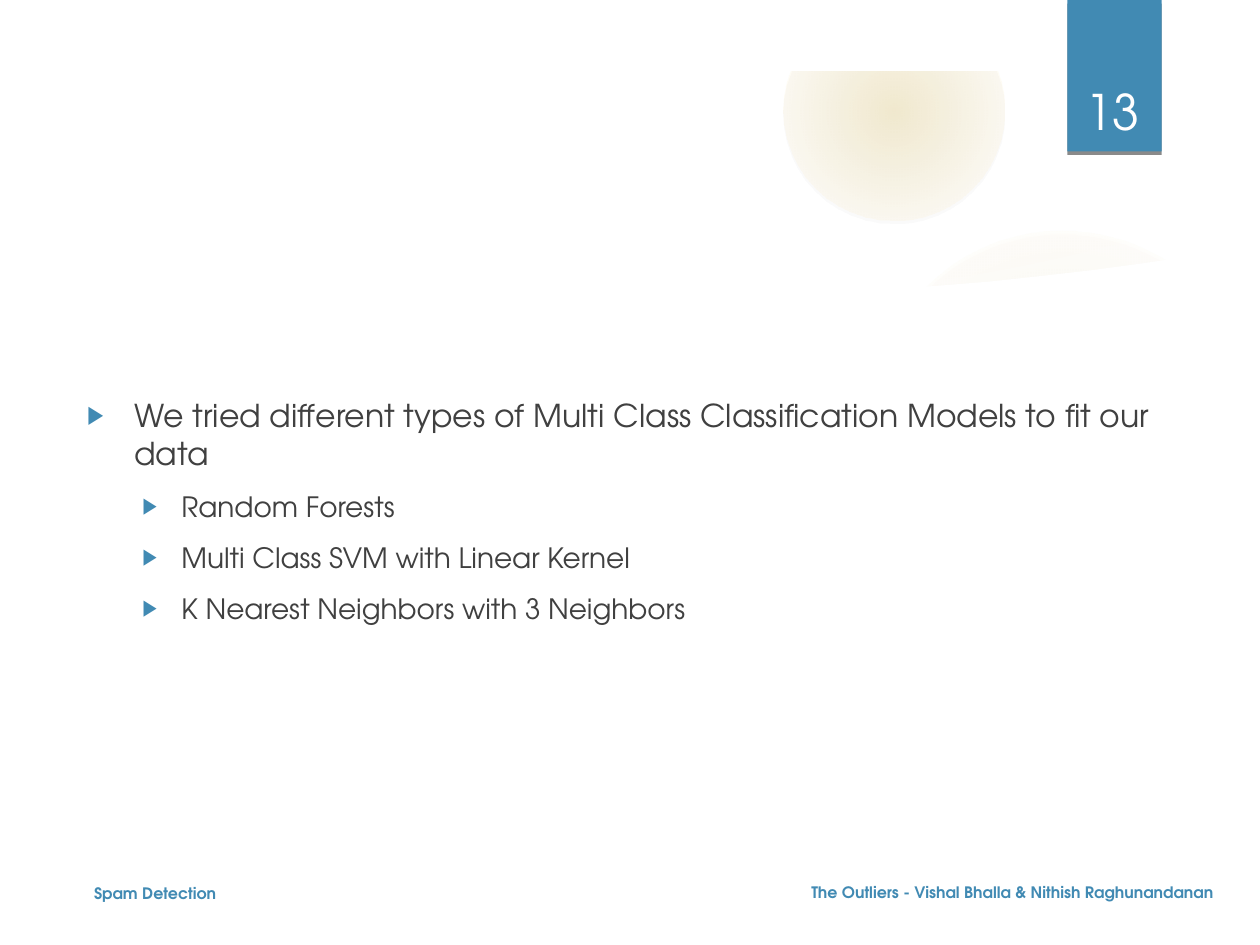
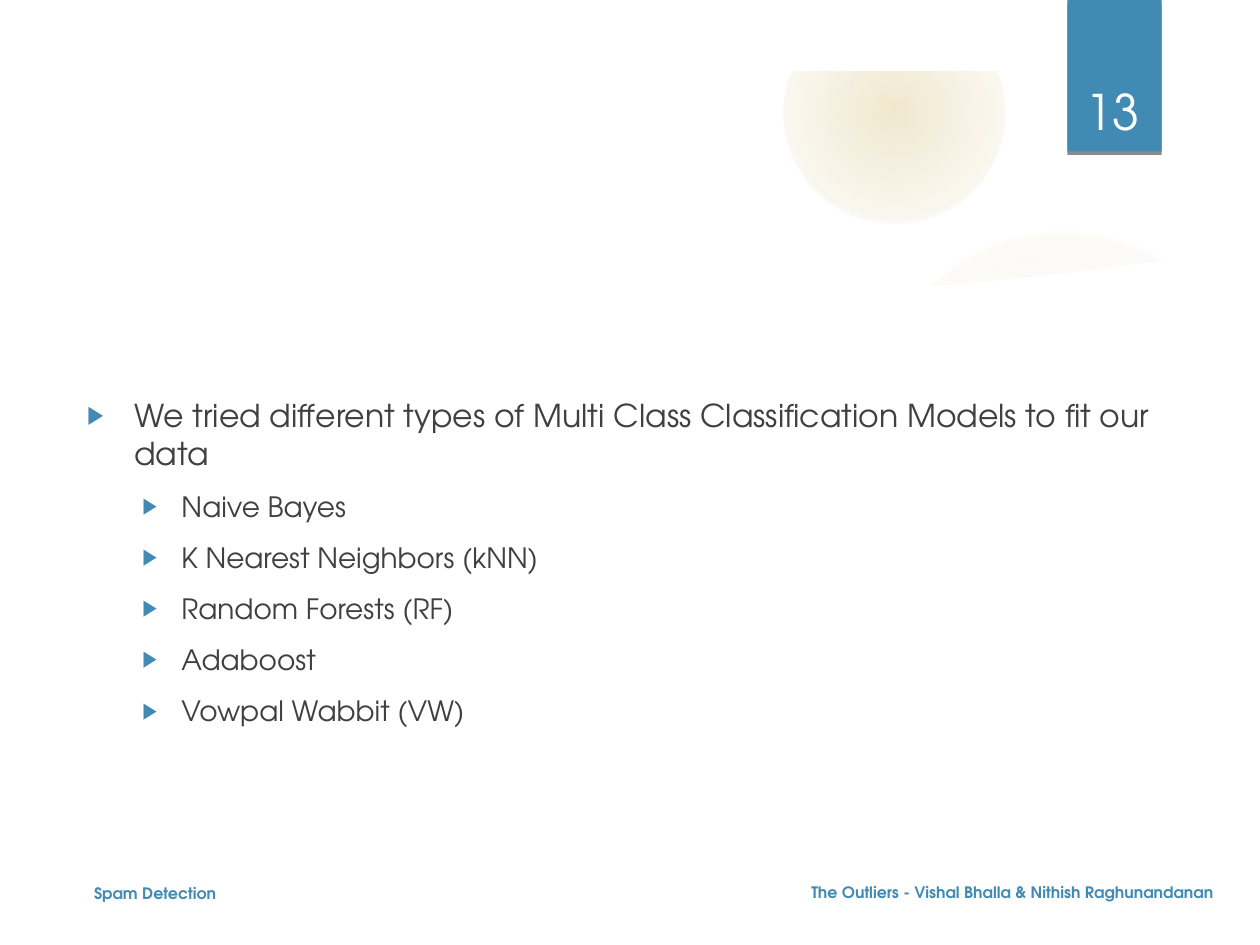
Before and after one commit to nehgu/Anomaly-Detection, a slide deck: slide 13 of Challenges/Spam Filtering Challenge 4/Ppt - Spam Detection Challenge-4.odp. Drawn at 1260x945 pixels with LibreOffice and Linux fonts; fonts in the diff are those of the drawing; background and template pictures are left out. Boxes give left, top, right and bottom in pixels: in the first picture for what was removed or moved away, otherwise in the second. Text is boxed around its words. In the diff, an @@ line names an element or a change of style, - is before the commit and + after.

Commit message:
Adaboost Classifier, Code cleanup, Updated Ppt & Report.

```diff
--- a/Challenges/Spam Filtering Challenge 4/Ppt - Spam Detection Challenge-4.odp
+++ b/Challenges/Spam Filtering Challenge 4/Ppt - Spam Detection Challenge-4.odp
@@ text at box(181, 496, 538, 727): text changed @@
-  ▶ Random Forests
-  ▶ Multi Class SVM with Linear Kernel
-  ▶ K Nearest Neighbors with 3 Neighbors
+  ▶ Naive Bayes
+  ▶ K Nearest Neighbors (kNN)
+  ▶ Random Forests (RF)
+  ▶ Adaboost
+  ▶ Vowpal Wabbit (VW)
```
Also in this commit, not shown: 5 other slides changed, 1 slide removed, 4 other files.
